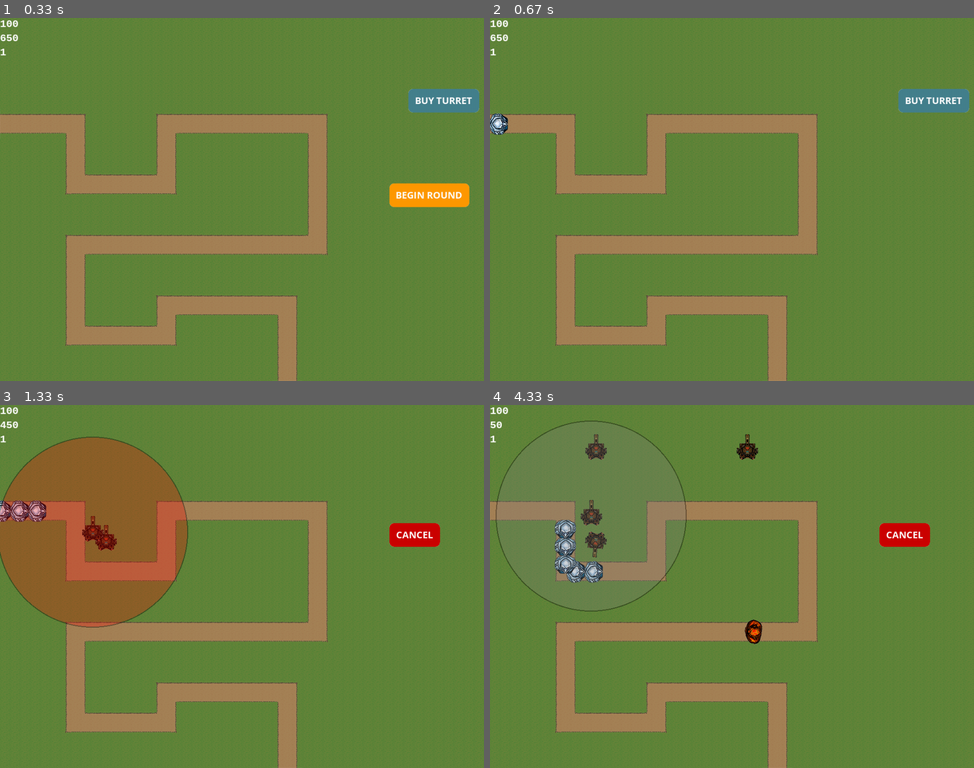
Above: before the commit, frames 1-4 (two rows, left to right).
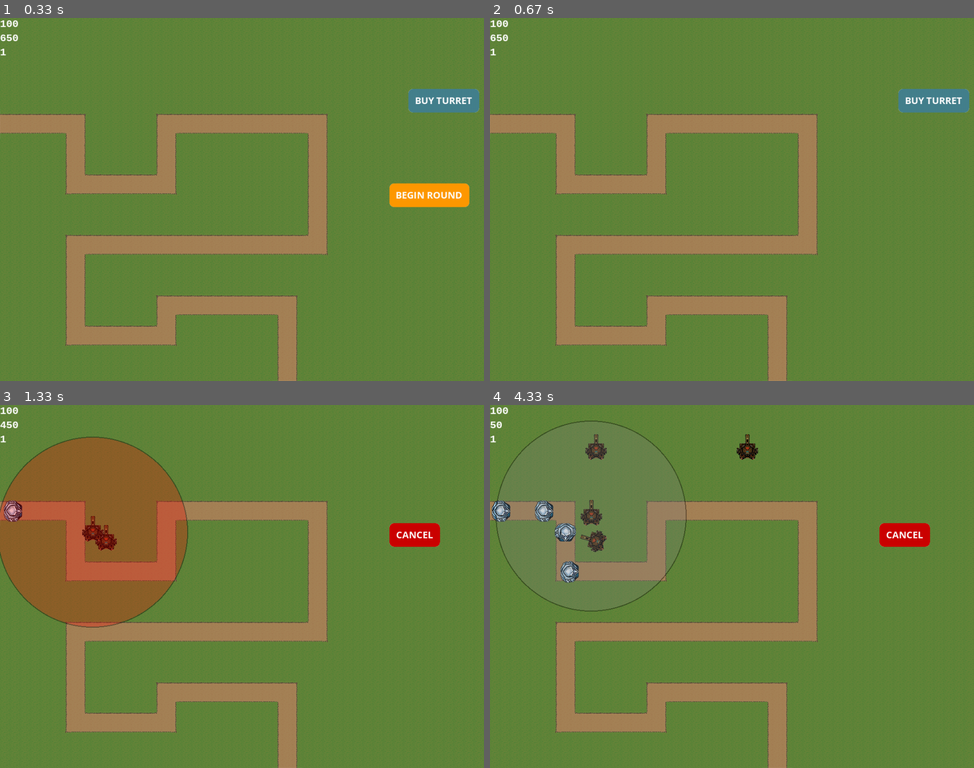
Above: after the commit, the same moments.

Repository: peter5454/PyGame
Game: pygame game, started from main.py
The game is run twice, just before and just after one commit, with the same random seed, the same clock (stepped at 60 frames per second) and the same inputs.
Inputs (mouse positions are in pixels of both pictures, inside the frame that each line leads up to):
- Up to frame 1 (0.33 s): no input
- Up to frame 2 (0.67 s): click (886, 188) at 0.38 s
- Up to frame 3 (1.33 s): click (445, 488) at 0.72 s; click (91, 532) at 1.05 s
- Up to frame 4 (4.33 s): click (606, 452) at 1.38 s; click (741, 463) at 1.72 s; click (707, 680) at 2.05 s; click (717, 524) at 2.38 s; click (664, 510) at 2.72 s; click (857, 553) at 3.05 s; click (882, 579) at 3.38 s; click (833, 521) at 3.72 s; click (591, 517) at 4.05 s

Frame 1 is identical in both runs. In frame 2, 0.2% of the frame differs, in the area x 0-4%, y 26-33%; in frame 3, 0.5%; in frame 4, 1.6%, in the area x 0-57%, y 26-66%.

Commit message:
Game can now finish with win

Diff:
--- a/constants.py
+++ b/constants.py
@@ -7,10 +7,10 @@
 FPS = 60
 HEALTH = 100
 MONEY = 650
-TOTAL_LEVELS = 15
+TOTAL_LEVELS = 3
 
 #enemy constants
-SPAWN_COOLDOWN = 400
+SPAWN_COOLDOWN = 1000
 
 #turret constants
 BUY_COST = 200
--- a/enemy_data.py
+++ b/enemy_data.py
@@ -2,12 +2,12 @@
     {
         #1
         "ice_golem": 5,
-        "fire_golem": 1
+        "fire_golem": 0
     },
     {
         #2
         "ice_golem": 10,
-        "fire_golem": 0
+        "fire_golem": 2
     },
     {
         #3
@@ -23,6 +23,6 @@
     },
     "fire_golem": {
         "health": 10,
-        "speed": 12.5
+        "speed": 2.5
     }
 }
--- a/main.py
+++ b/main.py
@@ -152,7 +152,7 @@
   mouse_tile_y = mouse_pos[1] // c.TILE_SIZE
   for turret in turret_group:
     if (mouse_tile_x, mouse_tile_y) == (turret.tile_x, turret.tile_y):
-      print (turret)
+      #print (turret)
       return turret
 
 #game loop
@@ -226,7 +226,8 @@
       level_started = False
       last_enemy_spawn = pg.time.get_ticks()
       world.reset_level()
-      world.process_enemies()
+      if world.level <= c.TOTAL_LEVELS:
+        world.process_enemies()
 
     if placing_turrets == False:
       if selected_turret:
--- a/world.py
+++ b/world.py
@@ -46,7 +46,7 @@
             return True
 
     def reset_level(self):
-        #rest enemy variables
+        #reset enemy variables
         self.enemy_list = []
         self.spawned_enemies = 0
         self.killed_enemies = 0
